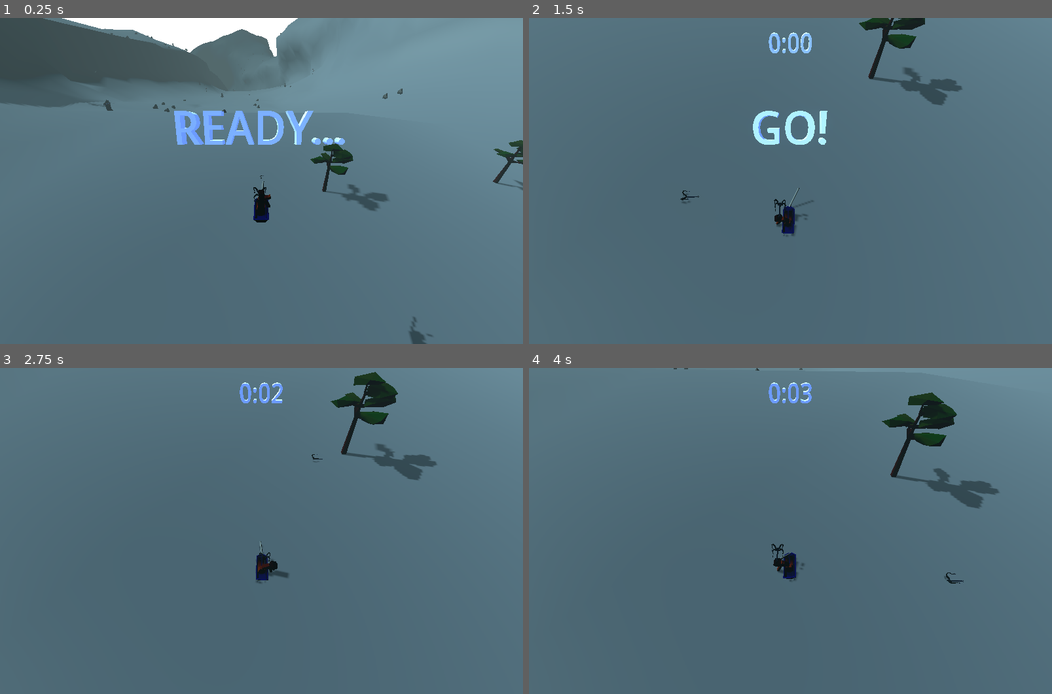
Above: before the commit, frames 1-4 (two rows, left to right).
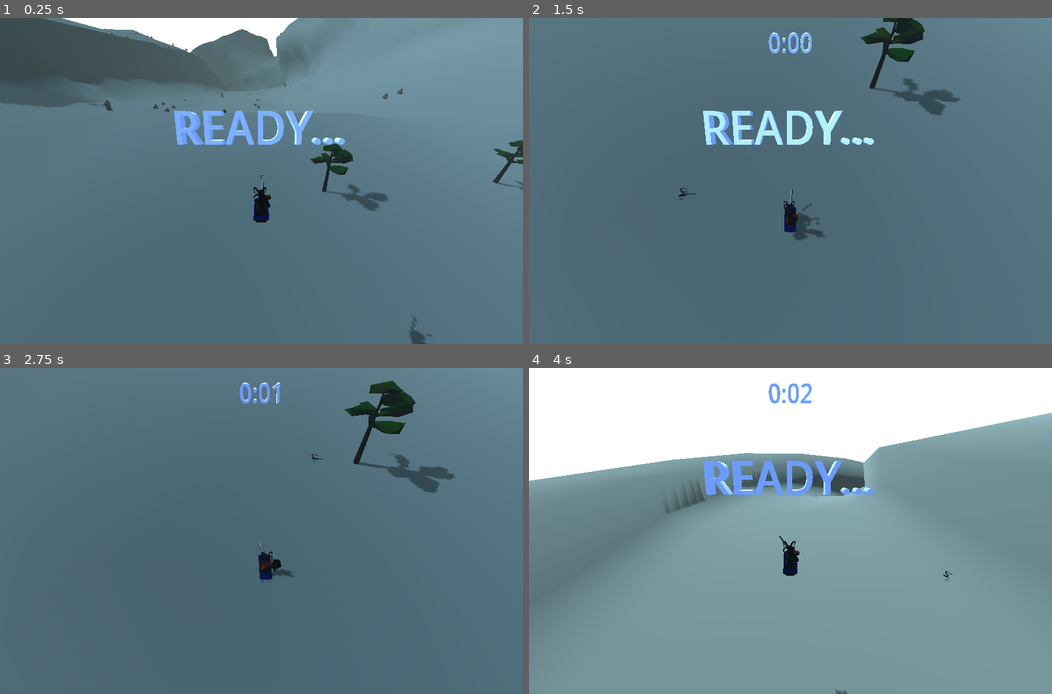
Above: after the commit, the same moments.

Repository: tokkoro/ggj24-sled
Game: Godot game, scene res://tomi_testaa/level_loader_scene.tscn
The game is run twice, just before and just after one commit, with the same random seed, the same clock (stepped at 60 frames per second) and the same inputs.
Inputs (mouse positions are in pixels of both pictures, inside the frame that each line leads up to):
- Up to frame 1 (0.25 s): no input
- Up to frame 2 (1.5 s): tap Enter at 0.5 s; move the mouse to (905, 164) at 0.52 s; hold Right (turn_right) 0.53-1.28 s; hold Ctrl 0.53-1.28 s; click (905, 164) at 0.67 s; tap Space (jump) at 0.77 s; tap 1 at 0.8, 1.35 s; move the mouse to (685, 197) at 1.27 s; hold Left (turn_left) from 1.28 s (still down)
- Up to frame 3 (2.75 s): tap Space (jump) at 1.52 s; tap 2 at 1.55, 2.1 s; move the mouse to (313, 459) at 2.02 s; release Left (turn_left) at 2.03 s; hold Right (turn_right) from 2.03 s (still down); tap 3 at 2.3 s
- Up to frame 4 (4 s): move the mouse to (764, 596) at 2.77 s; release Right (turn_right) at 2.78 s; hold Up (accelerate) 2.78-3.53 s; tap 3 at 2.85 s; click (764, 596) at 2.92 s; tap Space (jump) at 3.02, 3.77 s; tap 4 at 3.05, 3.6 s; move the mouse to (947, 579) at 3.52 s; hold Left (turn_left) from 3.53 s (still down); hold Ctrl from 3.53 s (still down)

The runs differ from the first frame. In frame 1, less than 0.1% of the frame differs, in the area x 48-50%, y 60-62%; in frame 2, 3.7%; in frame 3, 2.6%; in frame 4, 91%, in the area x 0-100%, y 0-100%.

Commit message:
Level select cheat

Diff:
--- a/godot_project/tomi_testaa/LevelLoader.gd
+++ b/godot_project/tomi_testaa/LevelLoader.gd
@@ -23,6 +23,23 @@
 
 var load_next_level_timer = 0
 var wait_for_next_level = false
+
+func _input(event):
+	if event is InputEventKey and event.is_pressed():
+		var e: InputEventKey = event
+		if not Input.is_key_pressed(KEY_CTRL):
+			return
+		if e.key_label == Key.KEY_1:
+			current_level = 0
+		elif e.key_label == Key.KEY_2:
+			current_level = 1
+		elif e.key_label == Key.KEY_3:
+			current_level = 2
+		elif e.key_label == Key.KEY_4:
+			current_level = 3
+		else:
+			return
+		load_level()
 
 func _ready():
 	current_level = start_level
